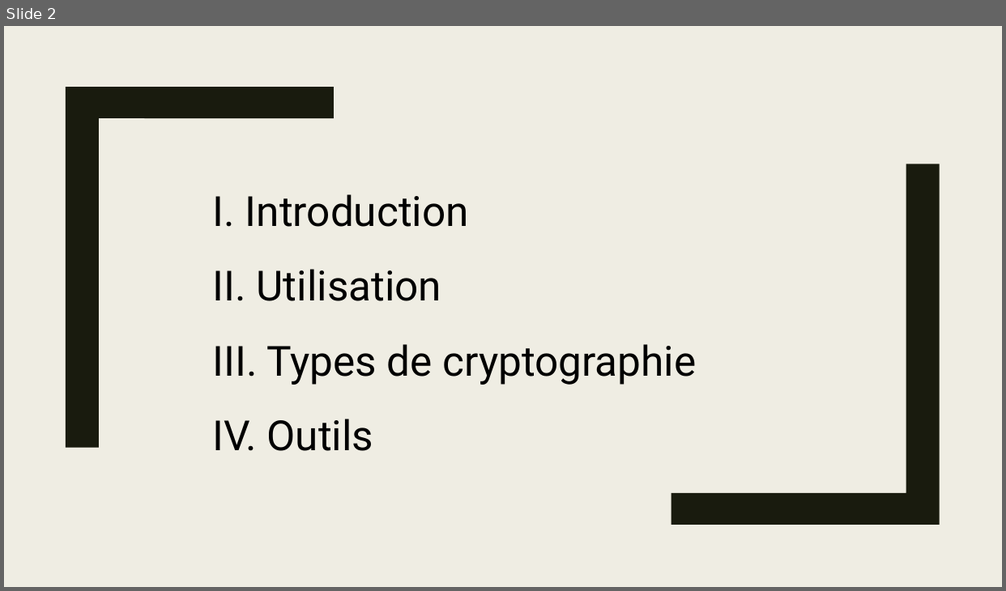
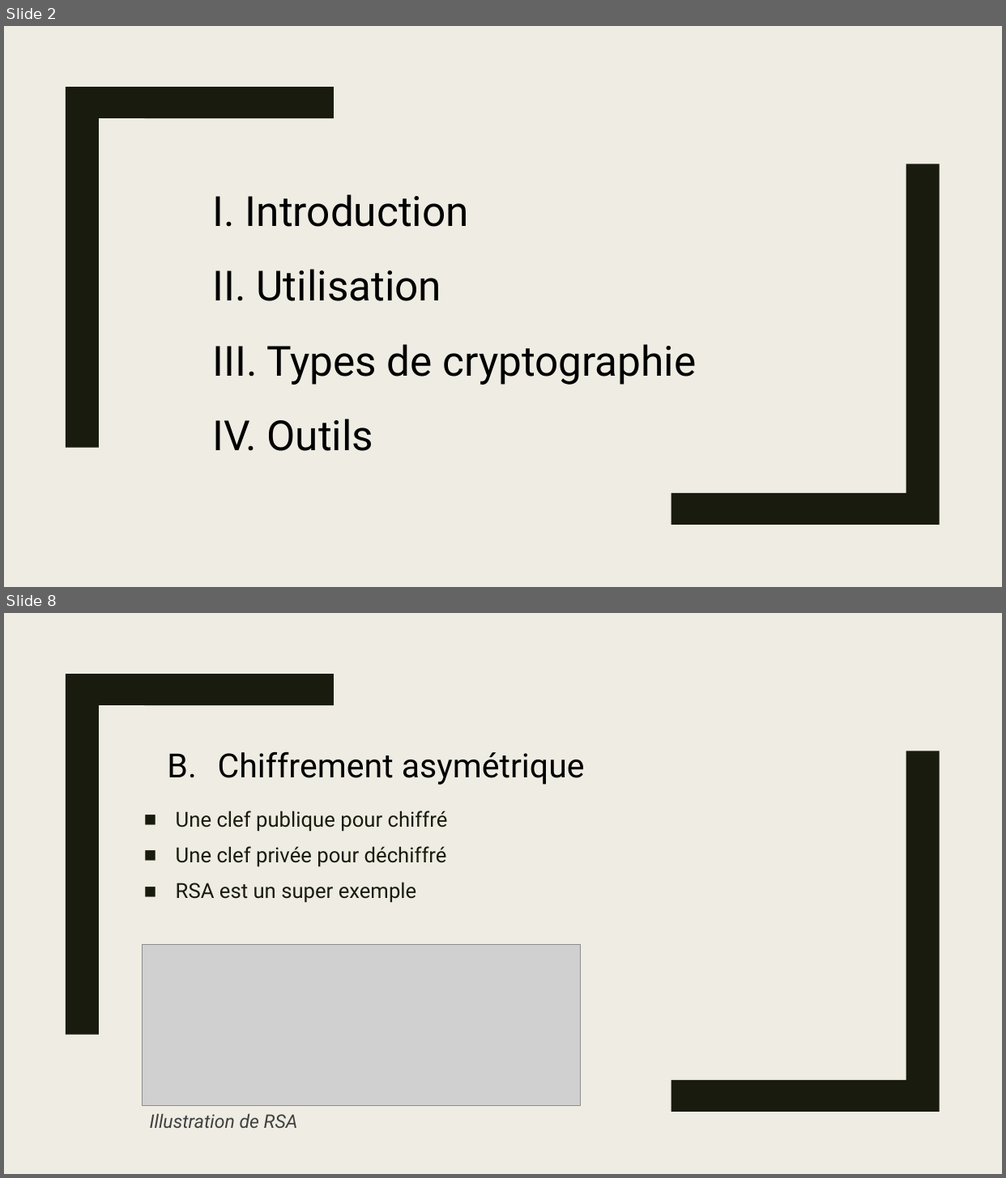
Before and after one commit to Chaman-veteran/wocsa_crypto, a slide deck: presentation.pptx. Shown one above the other, each under a label of ours: slide 2 before the commit, slides 2 and 8 after it; the slides between them are not shown. The pictures are 1006x591 and 1006x1178 pixels, drawn with LibreOffice and Linux fonts; fonts in the diff are those of the drawing; grey boxes stand for pictures. Boxes give left, top, right and bottom in pixels: in the first picture for what was removed or moved away, otherwise in the second. Text is boxed around its words. In the diff, an @@ line names an element or a change of style, - is before the commit and + after.

```diff
--- a/presentation.pptx
+++ b/presentation.pptx
@@ slide 8 added at box(4, 613, 1002, 1174), background #EFEDE3; not listed: 2 template elements that a slide beside it also shows @@
@@ text added at box(218, 752, 585, 785), 32 pt, text #000000 @@
+B. Chiffrement asymétrique
@@ text added at box(176, 811, 448, 903), 20 pt, text #191B0E @@
+■ Une clef publique pour chiffré
+■ Une clef privée pour déchiffré
+■ RSA est un super exemple
@@ picture added at box(143, 944, 581, 1106) @@
@@ text added at box(150, 1114, 298, 1128), 18 pt, text #404040, italic @@
+Illustration de RSA
```
Also in this commit, not shown: 6 slides changed, 2 other slides added.
